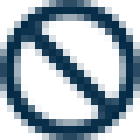
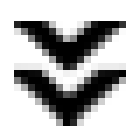
Before/after of a 140x140 layered artwork. What changed in the layer stack:
added layer "Layer 3" above "Layer 2" over bbox(14, 21, 126, 126)
hid "Layer 2" over bbox(0, 0, 140, 140)
